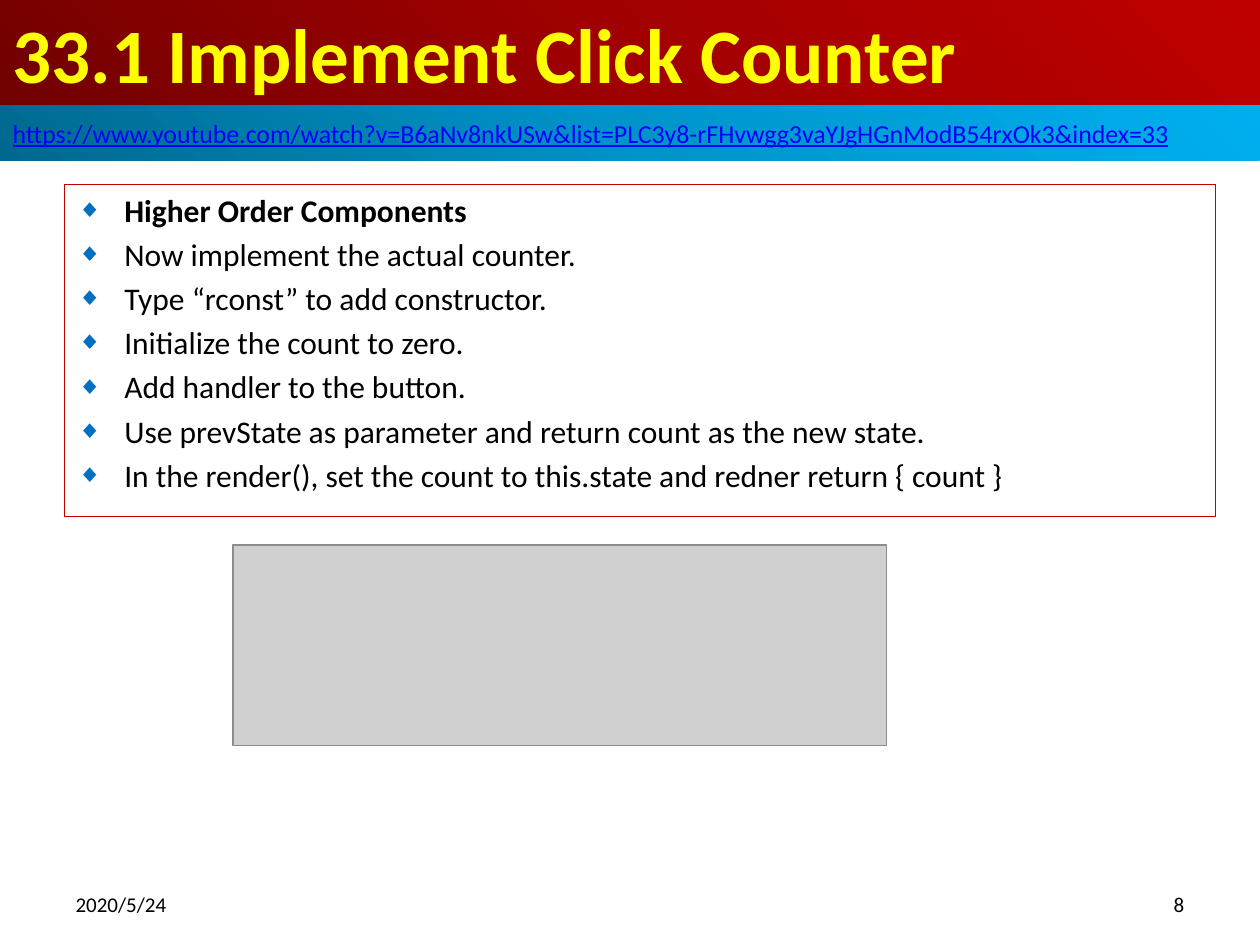
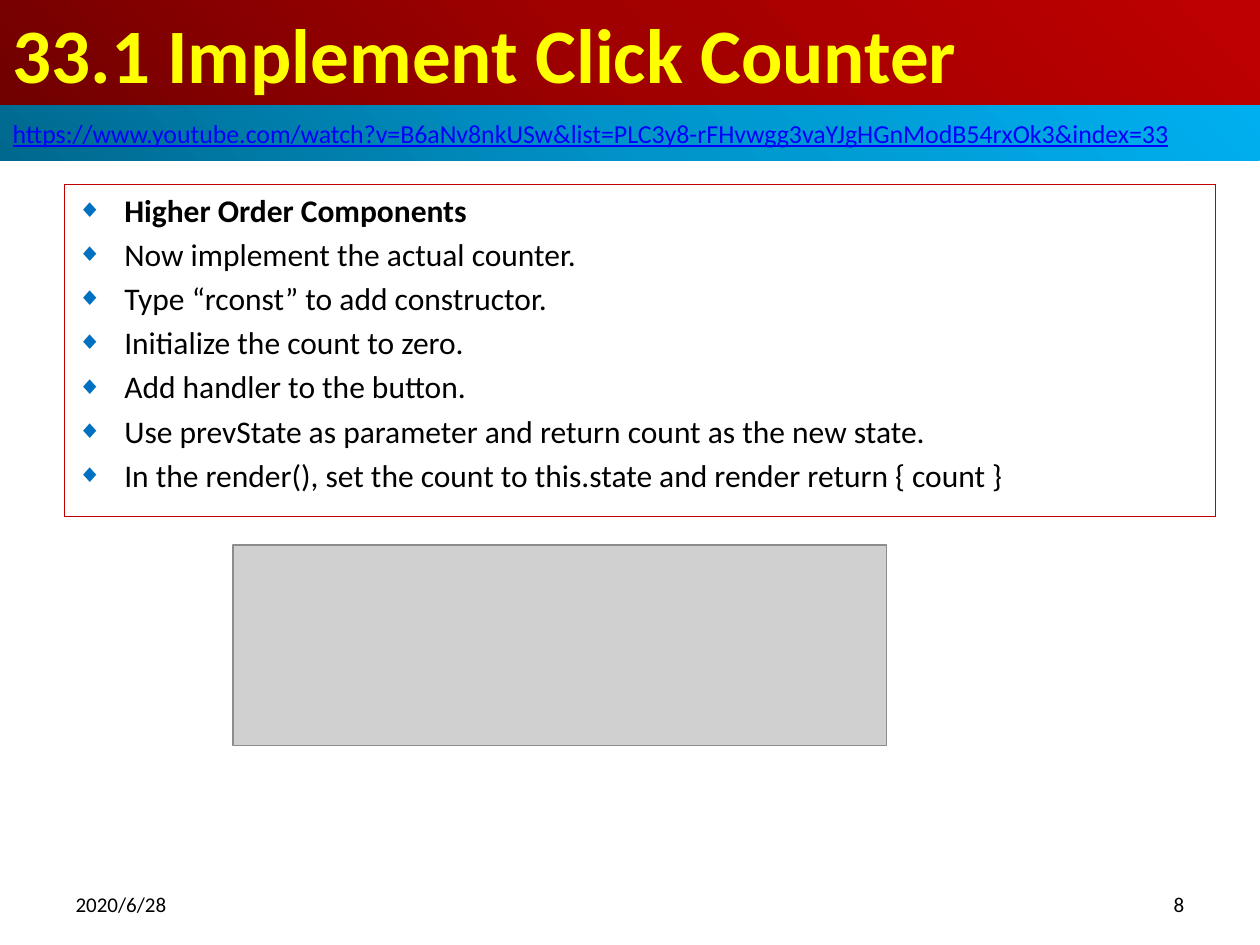
Before and after one commit to peterhchen/800-React-Hook, a slide deck: slide 8 of 33_HOC1.pptx. Drawn at 1260x945 pixels with LibreOffice and Linux fonts; fonts in the diff are those of the drawing; grey boxes stand for pictures. Boxes give left, top, right and bottom in pixels: in the first picture for what was removed or moved away, otherwise in the second. Text is boxed around its words. In the diff, an @@ line names an element or a change of style, - is before the commit and + after.

```diff
--- a/33_HOC1.pptx
+++ b/33_HOC1.pptx
@@ subtitle at box(124, 464, 985, 491): text changed @@
-◆ In the render(), set the count to this.state and redner return { count }
+◆ In the render(), set the count to this.state and render return { count }
@@ text at box(76, 897, 167, 913): text changed @@
-2020/5/24
+2020/6/28
```
Also in this commit, not shown: 18 other slides changed, 2 slides added.
